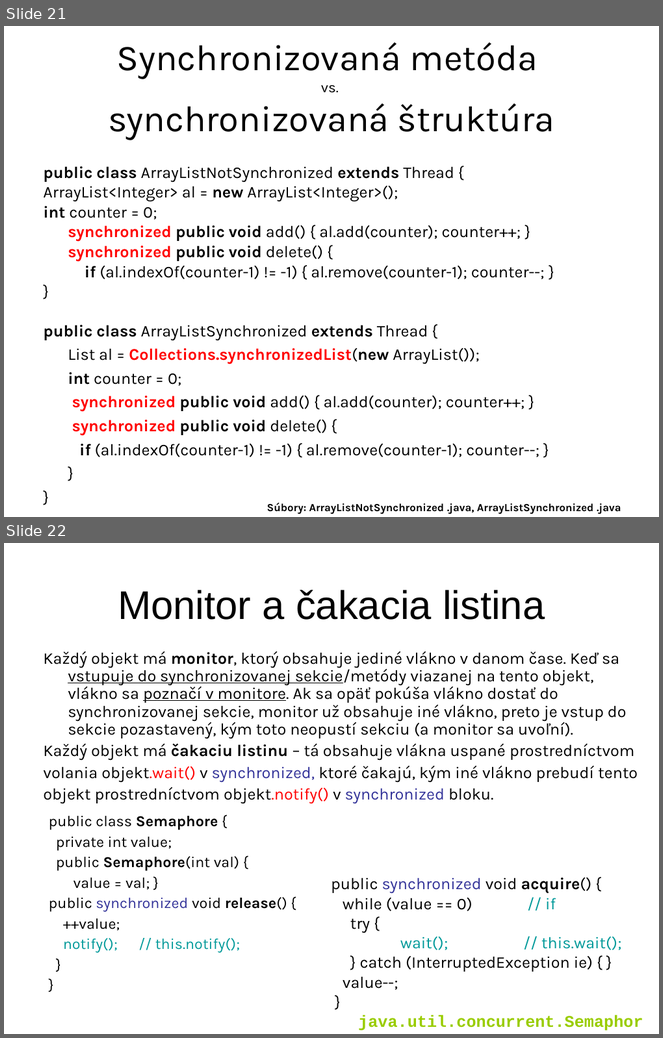
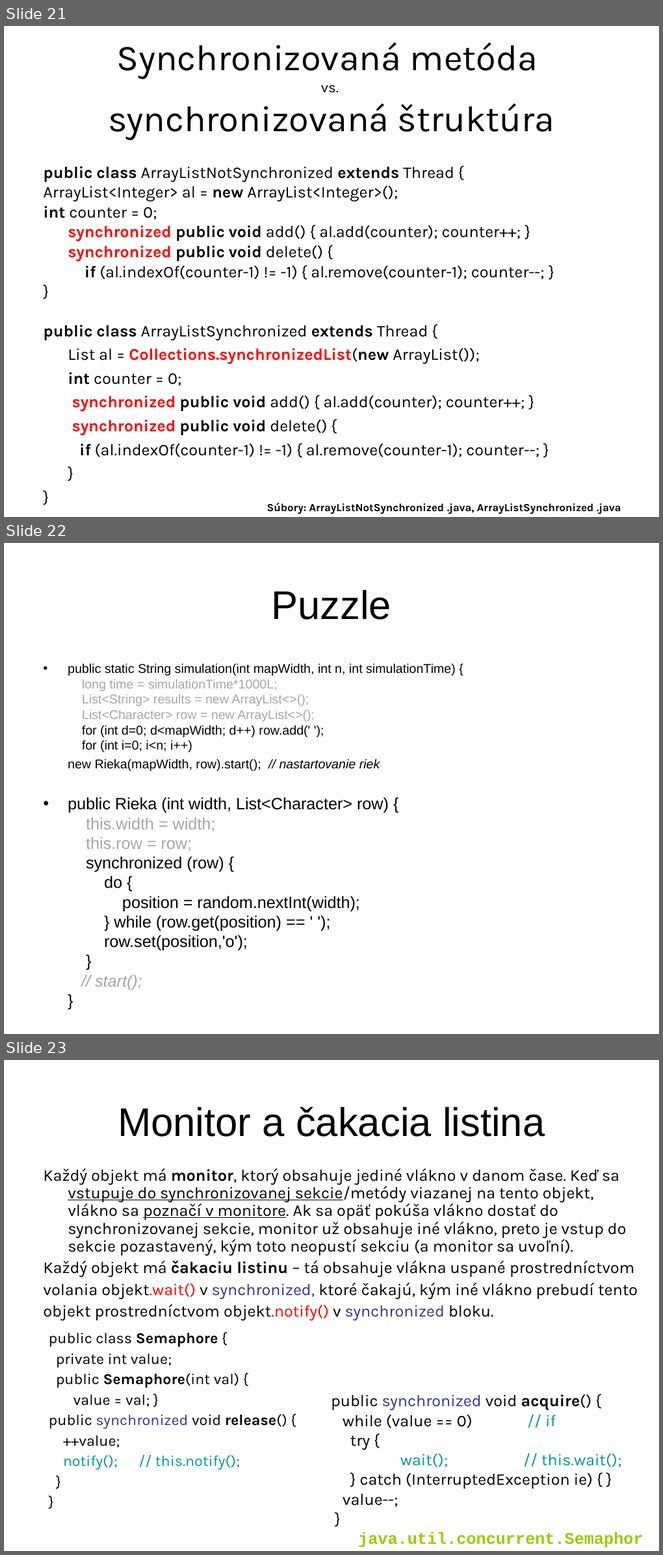
Before and after one commit to Programovanie4/Prednasky, a slide deck: 10/10_java.ppt. Shown one above the other, each under a label of ours: slides 21 and 22 before the commit, slides 21, 22 and 23 after it. The pictures are 663x1038 and 663x1555 pixels, drawn with LibreOffice and Linux fonts; fonts in the diff are those of the drawing. Boxes give left, top, right and bottom in pixels: in the first picture for what was removed or moved away, otherwise in the second. Text is boxed around its words. In the diff, an @@ line names an element or a change of style, - is before the commit and + after.

```diff
--- a/10/10_java.ppt
+++ b/10/10_java.ppt
@@ slide 22 added at box(4, 543, 659, 1034), background #FFFFFF @@
@@ title added at box(271, 590, 391, 620), 44 pt, text #000000 @@
+Puzzle
@@ text added at box(68, 663, 456, 990), 14 pt, text #000000 @@
+• public static String simulation(int mapWidth, int n, int simulationTime) {
+  long time = simulationTime*1000L;
+  List<String> results = new ArrayList<>();
+  List<Character> row = new ArrayList<>();
+  for (int d=0; d<mapWidth; d++) row.add(' ');
+  for (int i=0; i<n; i++)
+new Rieka(mapWidth, row).start(); // nastartovanie riek
+• public Rieka (int width, List<Character> row) {
+  this.width = width;
+  this.row = row;
+  synchronized (row) {
+  do {
+  position = random.nextInt(width);
+  } while (row.get(position) == ' ');
+  row.set(position,'o');
+  }
+  // start();
+  }
@@ what was slide 22 is now slide 23 @@
```
Also in this commit, not shown: 2 slides changed, 2 other files.
